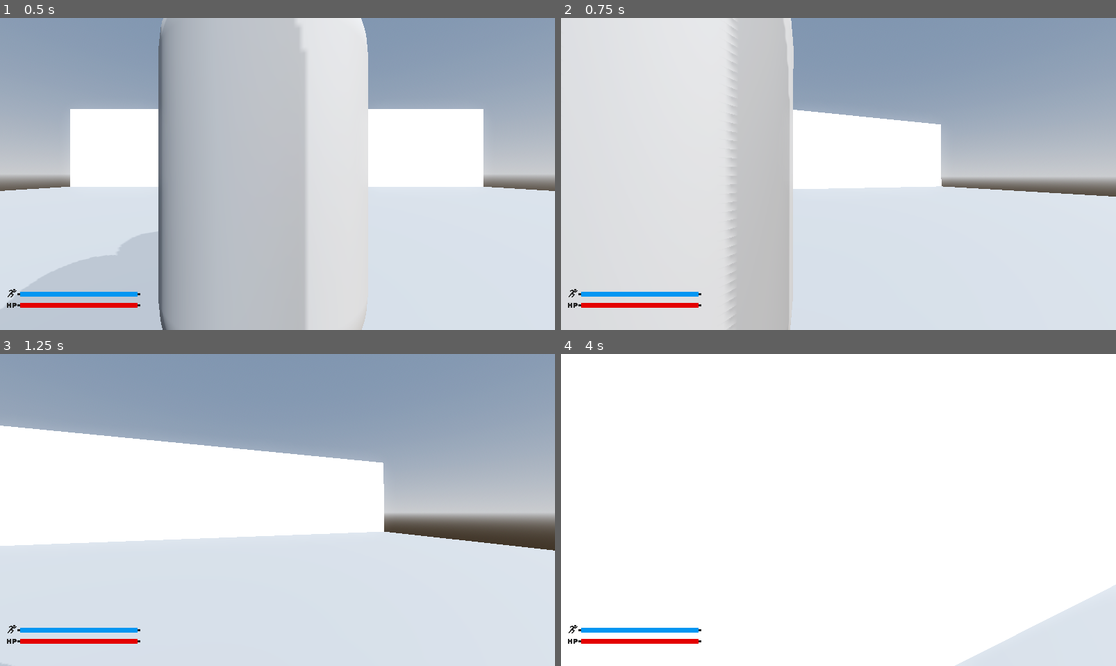
Above: before the commit, frames 1-4 (two rows, left to right).
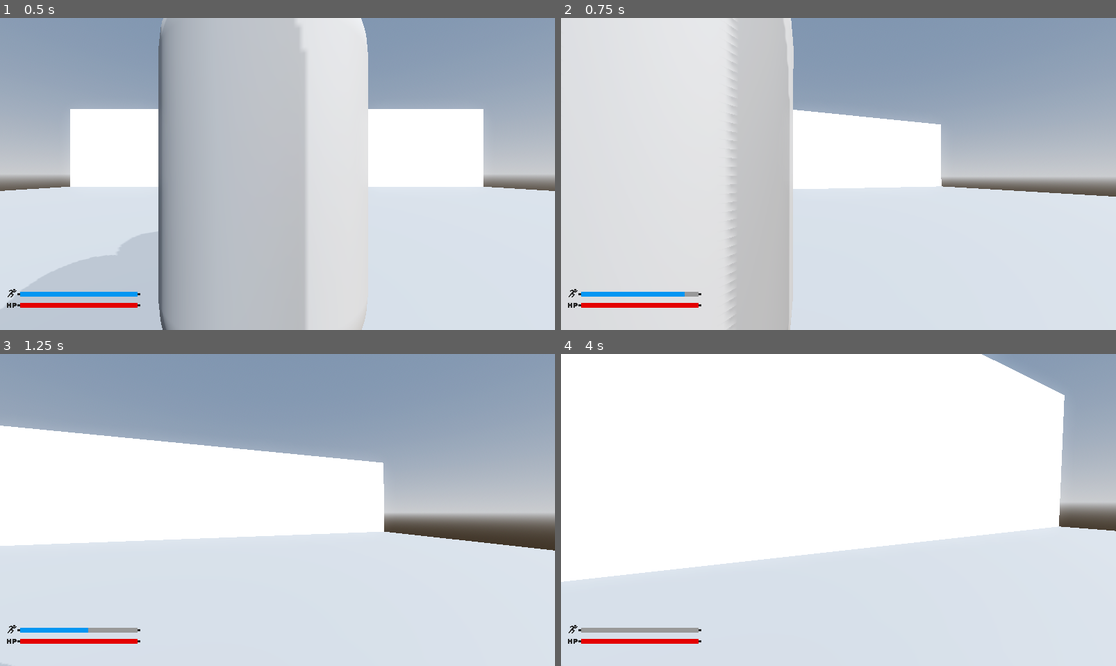
Above: after the commit, the same moments.

Repository: boltnzl/project-override
Game: Godot game, scene res://level.tscn
The game is run twice, just before and just after one commit, with the same random seed, the same clock (stepped at 60 frames per second) and the same inputs.
Inputs (mouse positions are in pixels of both pictures, inside the frame that each line leads up to):
- Up to frame 1 (0.5 s): no input
- Up to frame 2 (0.75 s): move the mouse to (866, 174) at 0.52 s; hold W (up) from 0.53 s (still down); hold Shift (sprint) from 0.53 s (still down)
- Up to frame 3 (1.25 s): keep holding W (up); keep holding Shift (sprint); tap Space (jump) at 0.77 s
- Up to frame 4 (4 s): keep holding W (up); move the mouse to (810, 510) at 1.27 s; release Shift (sprint) at 1.28 s; tap Shift (sprint) at 1.35, 2.85 s; tap Space (jump) at 1.52, 3.02, 3.77 s; move the mouse to (849, 503) at 2.02 s; hold Shift (sprint) 2.03-2.78 s; move the mouse to (832, 516) at 2.77 s; move the mouse to (877, 513) at 3.52 s; hold Shift (sprint) from 3.53 s (still down)

Frame 1 is identical in both runs. In frame 2, less than 0.1% of the frame differs, in the area x 22-25%, y 87-90%; in frame 3, 0.1%; in frame 4, 39%, in the area x 0-100%, y 0-100%.

Commit message:
Simple Stamina Bar Start

Diff:
--- /dev/null
+++ b/Stamina.gd
@@ -0,0 +1,33 @@
+extends ProgressBar
+
+@onready var stamina = $"."
+var  can_regen = false
+var time_to_wait = 1.5
+var s_timer = 0
+var can_start_timer = true
+
+func _ready() -> void:
+	stamina.value = stamina.max_value
+
+func _process(delta: float) -> void:
+	if can_regen == false && stamina.value != 10 or stamina.value == 0:
+		can_start_timer = true
+		if can_start_timer:
+			s_timer += delta
+			if s_timer >= time_to_wait:
+				can_regen = true
+				can_start_timer = true
+				s_timer = 0
+
+	if stamina.value == 10:
+		can_regen = false
+
+	if can_regen == true:
+		stamina.value +=0.025
+		can_start_timer = false
+		s_timer = 0
+
+	if Input.is_action_pressed("sprint"):
+		stamina.value -=0.1
+		can_regen = false
+		s_timer = 0
--- a/enemy.gd
+++ b/enemy.gd
@@ -3,18 +3,18 @@
 var player = null
 
 const speed = 5.0
-@export var player_path : NodePath
-@onready var pathfinder = $NavigationAgent3D
+@export var playerlocation : NodePath
+@onready var path_finder = $NavigationAgent3D
 
 
 func _ready() -> void:
-	player = get_node(player_path)
+	player = get_node(playerlocation)
 
 
 func _process(delta: float) -> void:
 	velocity = Vector3.ZERO
-	pathfinder.set_target_position(player.global_transform.origin)
-	var nextpathfinder = pathfinder.get_next_path_position()
+	path_finder.set_target_position(player.global_transform.origin)
+	var nextpathfinder = path_finder.get_next_path_position()
 	velocity = (nextpathfinder - global_transform.origin).normalized() * speed
 
 	look_at(Vector3(player.global_position.x, global_position.y, player.global_position.z), Vector3.UP)
--- a/level.tscn
+++ b/level.tscn
@@ -1,10 +1,11 @@
-[gd_scene load_steps=24 format=3 uid="uid://bj387j66to5uj"]
+[gd_scene load_steps=25 format=3 uid="uid://bj387j66to5uj"]
 
 [ext_resource type="Script" uid="uid://dqh6opl1sauow" path="res://mainlevel.gd" id="1_1ainy"]
 [ext_resource type="Script" uid="uid://cu4xfx7evjvhq" path="res://scripts/Player.gd" id="1_u52ul"]
 [ext_resource type="Script" uid="uid://iq1cd6tgq06h" path="res://health_stamina.gd" id="2_hounu"]
 [ext_resource type="Texture2D" uid="uid://c81s0fye1rsnl" path="res://UI/image.png" id="2_vonw3"]
 [ext_resource type="Texture2D" uid="uid://bw12d44gegwjk" path="res://UI/HP.png" id="3_oi3di"]
+[ext_resource type="Script" uid="uid://vwgwh18ntd8e" path="res://Stamina.gd" id="4_n6hdu"]
 [ext_resource type="PackedScene" uid="uid://dm0g5mvsicmvs" path="res://enemy.tscn" id="5_f2txt"]
 
 [sub_resource type="ProceduralSkyMaterial" id="ProceduralSkyMaterial_vonw3"]
@@ -151,6 +152,7 @@
 max_value = 10.0
 value = 10.0
 show_percentage = false
+script = ExtResource("4_n6hdu")
 
 [node name="Stamina Symbol" type="TextureRect" parent="Health_Stamina"]
 offset_left = 11.0
@@ -183,4 +185,4 @@
 
 [node name="Enemy" parent="." instance=ExtResource("5_f2txt")]
 transform = Transform3D(4, 0, 0, 0, 4, 0, 0, 0, 4, 0, 4.09746, -6.84672)
-player_path = NodePath("../Player")
+playerlocation = NodePath("../Player")
--- a/scripts/Player.gd
+++ b/scripts/Player.gd
@@ -34,12 +34,10 @@
 		velocity.y -= gravity * delta
 
 
-# Handles Sprint
-#	if Input.is_action_pressed("sprint"):
-		if stamina_bar > 1.0:
-			speed = SPRINT_SPEED
-		else:
-			speed = WALK_SPEED
+	if Input.is_action_pressed("sprint"):
+		speed = SPRINT_SPEED
+	else:
+		speed = WALK_SPEED
 
 
 	# Handle jump.
Not shown, added: Stamina.gd.uid
